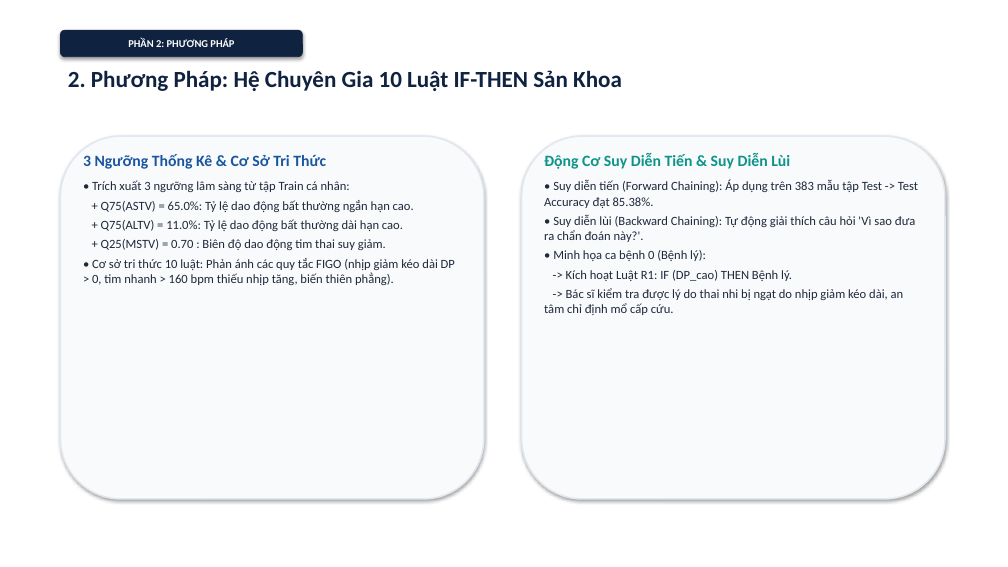
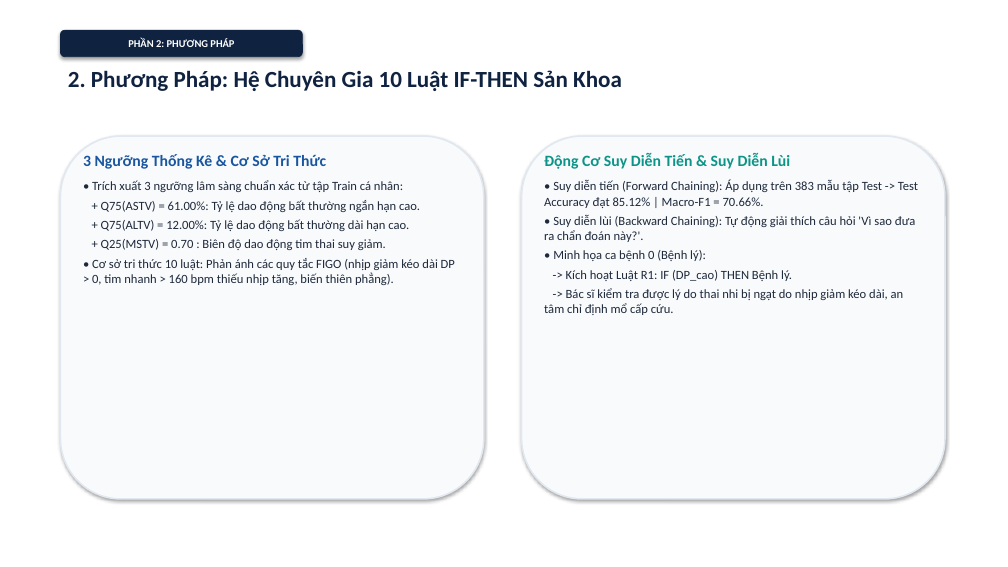
Before and after one commit to Escanor292/caimo, a slide deck: slide 6 of DT69_123000609_SlideThuyetTrinh.pptx. Drawn at 1008x567 pixels with LibreOffice and Linux fonts; fonts in the diff are those of the drawing. Boxes give left, top, right and bottom in pixels: in the first picture for what was removed or moved away, otherwise in the second. Text is boxed around its words. In the diff, an @@ line names an element or a change of style, - is before the commit and + after.

```diff
--- a/DT69_123000609_SlideThuyetTrinh.pptx
+++ b/DT69_123000609_SlideThuyetTrinh.pptx
@@ text at box(92, 180, 420, 231): text changed @@
-• Trích xuất 3 ngưỡng lâm sàng từ tập Train cá nhân:
-+ Q75(ASTV) = 65.0%: Tỷ lệ dao động bất thường ngắn hạn cao.
-+ Q75(ALTV) = 11.0%: Tỷ lệ dao động bất thường dài hạn cao.
+• Trích xuất 3 ngưỡng lâm sàng chuẩn xác từ tập Train cá nhân:
++ Q75(ASTV) = 61.00%: Tỷ lệ dao động bất thường ngắn hạn cao.
++ Q75(ALTV) = 12.00%: Tỷ lệ dao động bất thường dài hạn cao.
@@ text at box(544, 180, 918, 208): text changed @@
-• Suy diễn tiến (Forward Chaining): Áp dụng trên 383 mẫu tập Test -> Test Accuracy đạt 85.38%.
+• Suy diễn tiến (Forward Chaining): Áp dụng trên 383 mẫu tập Test -> Test Accuracy đạt 85.12% | Macro-F1 = 70.66%.
```
Also in this commit, not shown: 13 other slides changed, 15 other files.
